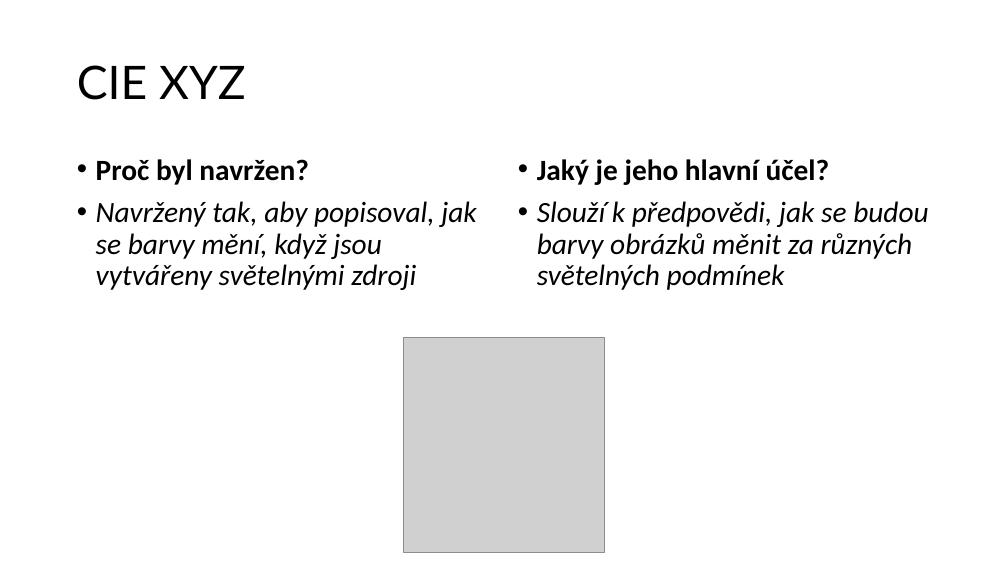
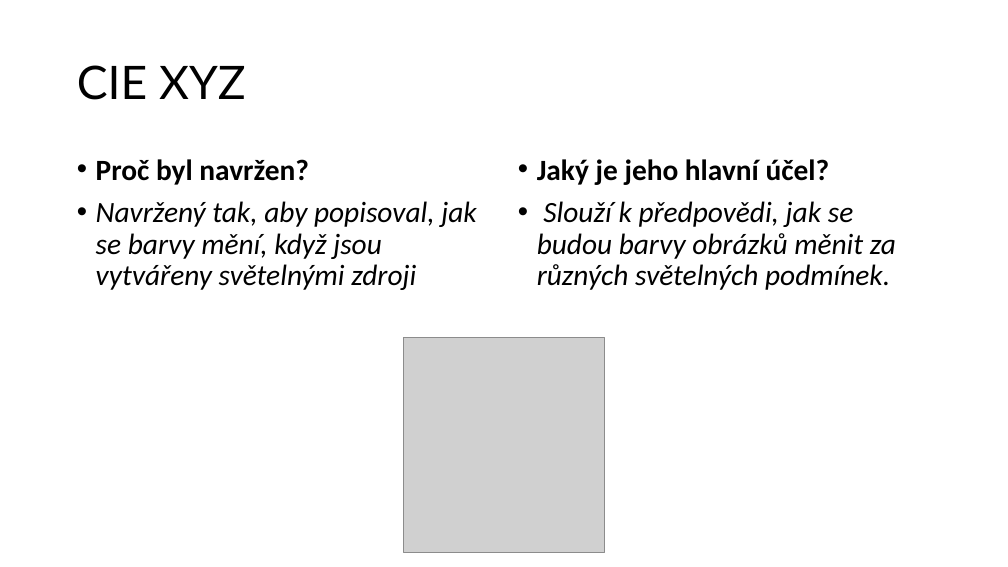
Before and after one commit to ibabayev7/barva, a slide deck: slide 16 of Presentation for IT.pptx. Drawn at 1008x567 pixels with LibreOffice and Linux fonts; fonts in the diff are those of the drawing; grey boxes stand for pictures. Boxes give left, top, right and bottom in pixels: in the first picture for what was removed or moved away, otherwise in the second. Text is boxed around its words. In the diff, an @@ line names an element or a change of style, - is before the commit and + after.

Commit message:
9 on

```diff
--- a/Presentation for IT.pptx
+++ b/Presentation for IT.pptx
@@ text at (537, 201, 896, 290): text changed @@
-• Slouží k předpovědi, jak se budou barvy obrázků měnit za různých světelných podmínek
+• Slouží k předpovědi, jak se budou barvy obrázků měnit za různých světelných podmínek.
```
